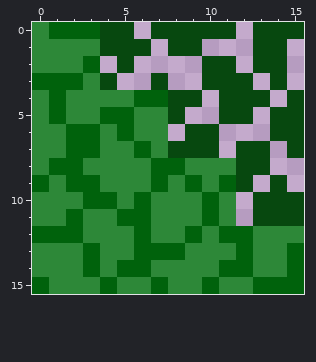
Two states of a pixel-art sprite, images/leaf_bl_bg.png. Above is the file before it was changed.
The file is 16x16 pixels.
Now the later version:
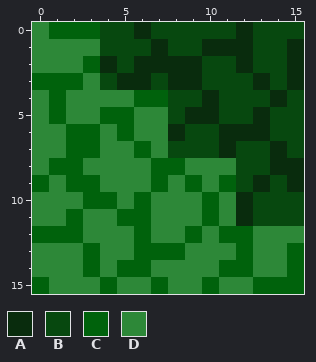
Palette (. is transparent): A #092c0d  B #07480f  C #00620c  D #2d8838
From old to new:
The author put colour A in row 0 at x 6 and 12; in row 1 at x 7, 10 to 12 and 15; in row 2 at x 4, 6 to 9, 12 and 15; in row 3 at x 5 to 6, 8 to 9, 13 and 15; in row 4 at x 10 and 14; in row 5 at x 9 to 10 and 13.
The author put colour A in row 6 at x 8 and 11 to 13; in row 7 at x 11 and 14; in row 8 at x 14 to 15; in row 9 at x 13 and 15; in rows 10 to 11 at x 12.
